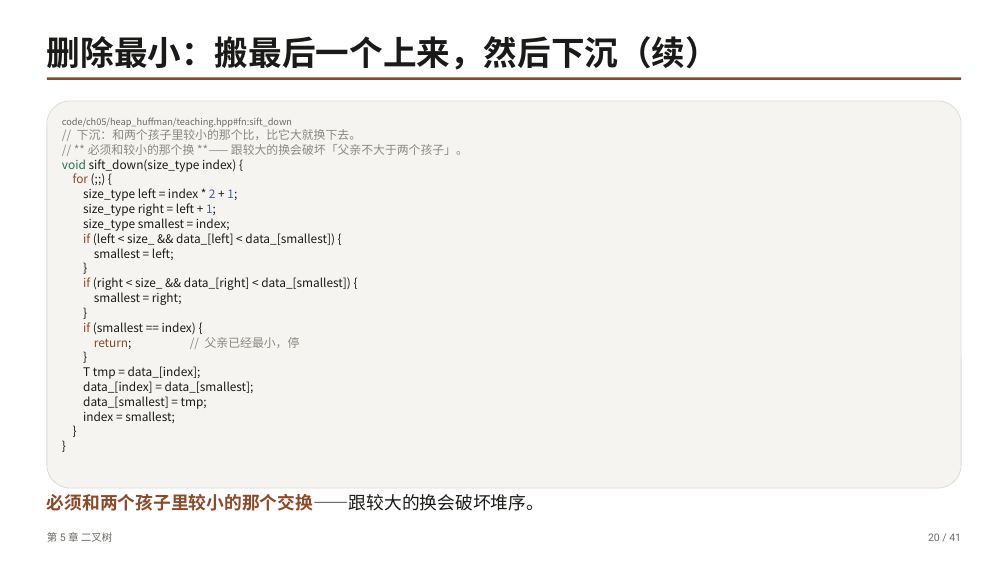
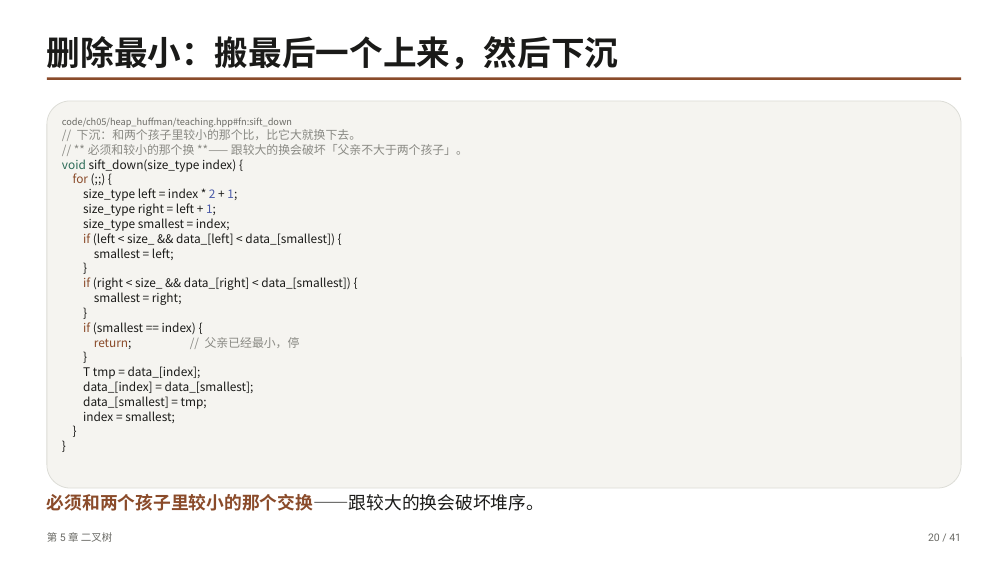
Before and after one commit to GMyhf/dsa-modernization, a slide deck: slide 20 of book/slides/pptx/ch05-binary-tree.pptx. Drawn at 1008x567 pixels with LibreOffice and Linux fonts; fonts in the diff are those of the drawing. Boxes give left, top, right and bottom in pixels: in the first picture for what was removed or moved away, otherwise in the second. Text is boxed around its words. In the diff, an @@ line names an element or a change of style, - is before the commit and + after.

```diff
--- a/book/slides/pptx/ch05-binary-tree.pptx
+++ b/book/slides/pptx/ch05-binary-tree.pptx
@@ text at (47,36,618,70): text changed @@
-删除最小：搬最后一个上来，然后下沉（续）
+删除最小：搬最后一个上来，然后下沉
```
Also in this commit, not shown: 1 other slide changed, 21 other files.
